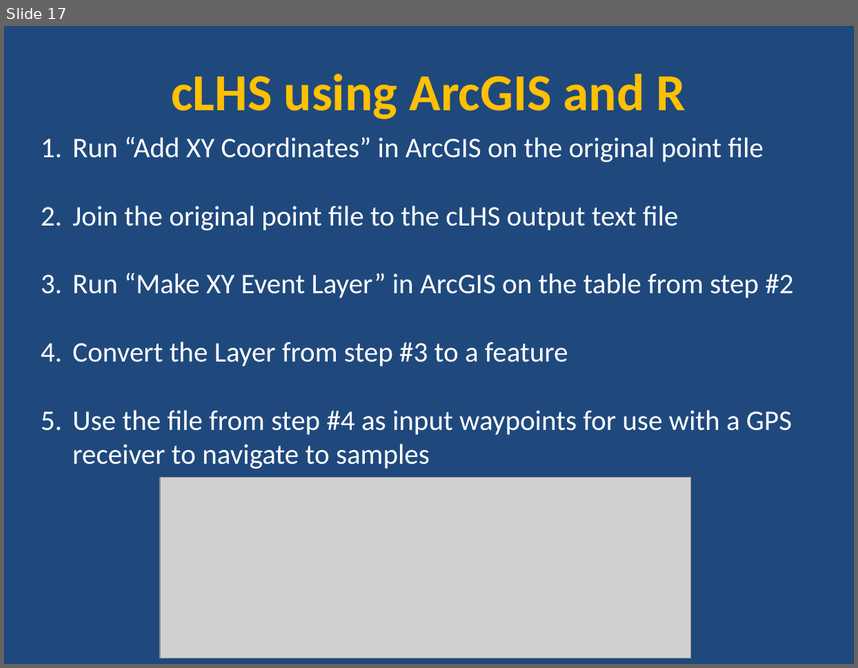
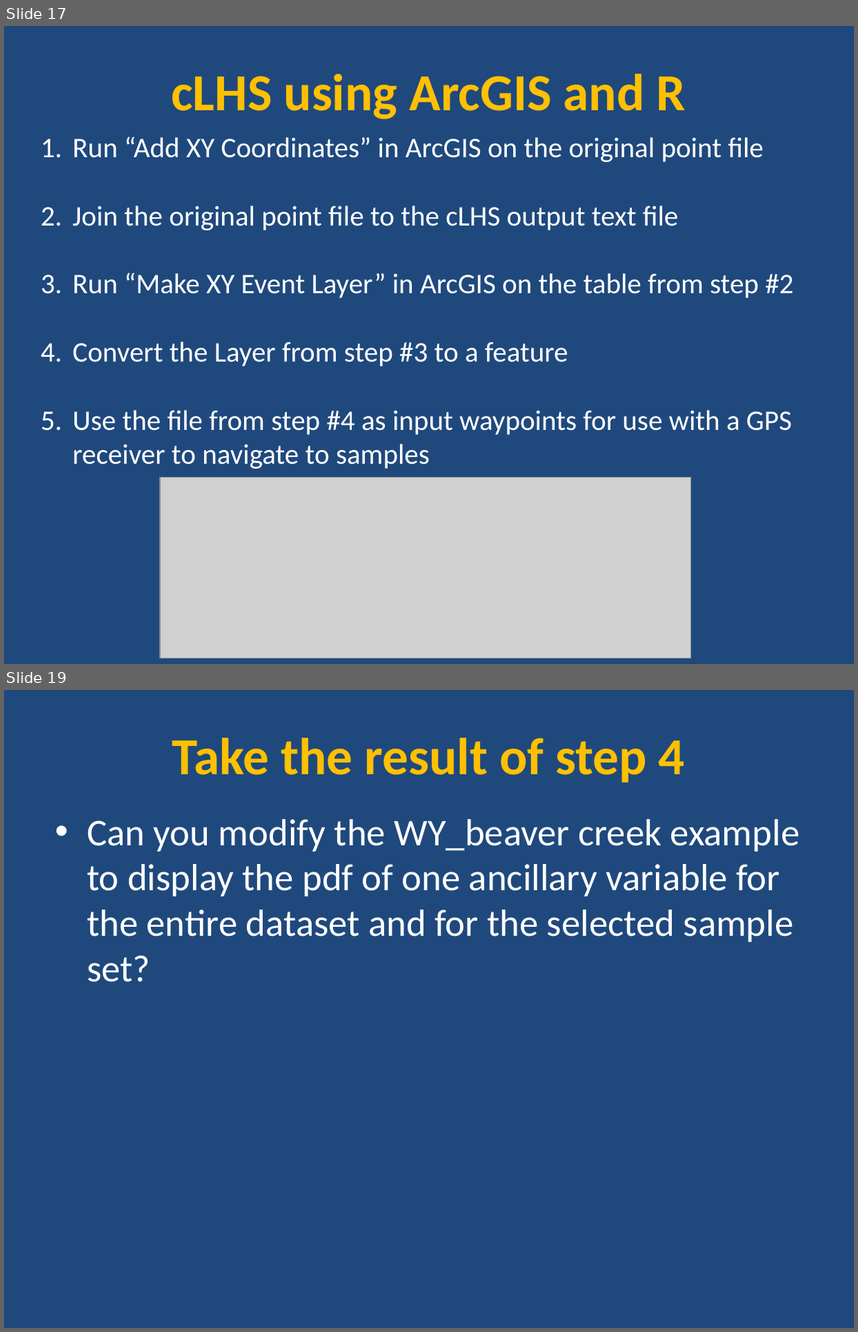
Before and after one commit to ncss-tech/stats_for_soil_survey, a slide deck: presentations/sampling/cLHS_sampling_R_example.pptx. Shown one above the other, each under a label of ours: slide 17 before the commit, slides 17 and 19 after it; the slides between them are not shown. The pictures are 858x668 and 858x1332 pixels, drawn with LibreOffice and Linux fonts; fonts in the diff are those of the drawing; grey boxes stand for pictures. Boxes give left, top, right and bottom in pixels: in the first picture for what was removed or moved away, otherwise in the second. Text is boxed around its words. In the diff, an @@ line names an element or a change of style, - is before the commit and + after.

```diff
--- a/presentations/sampling/cLHS_sampling_R_example.pptx
+++ b/presentations/sampling/cLHS_sampling_R_example.pptx
@@ slide 19 added at (x1=4, y1=690, x2=854, y2=1328), background #1F497D @@
@@ title added at (x1=172, y1=738, x2=685, y2=782), 44 pt, text #FFC000, bold @@
+Take the result of step 4
@@ text added at (x1=87, y1=819, x2=800, y2=982), 32 pt, text #FFFFFF @@
+• Can you modify the WY_beaver creek example to display the pdf of one ancillary variable for the entire dataset and for the selected sample set?
```
Also in this commit, not shown: 1 other slide added, 3 other files.
